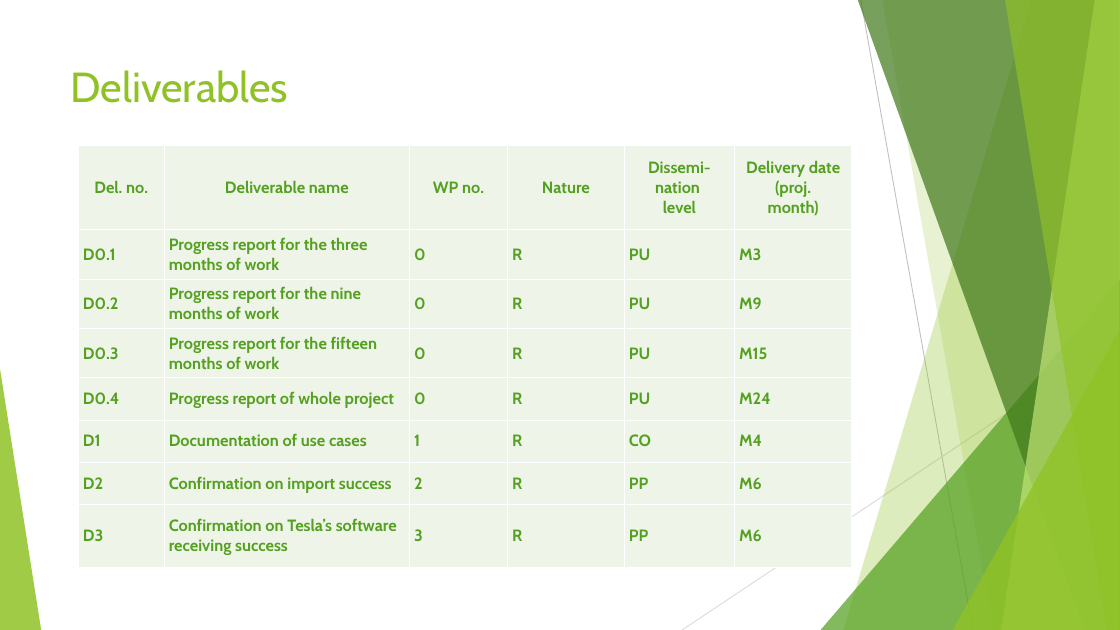
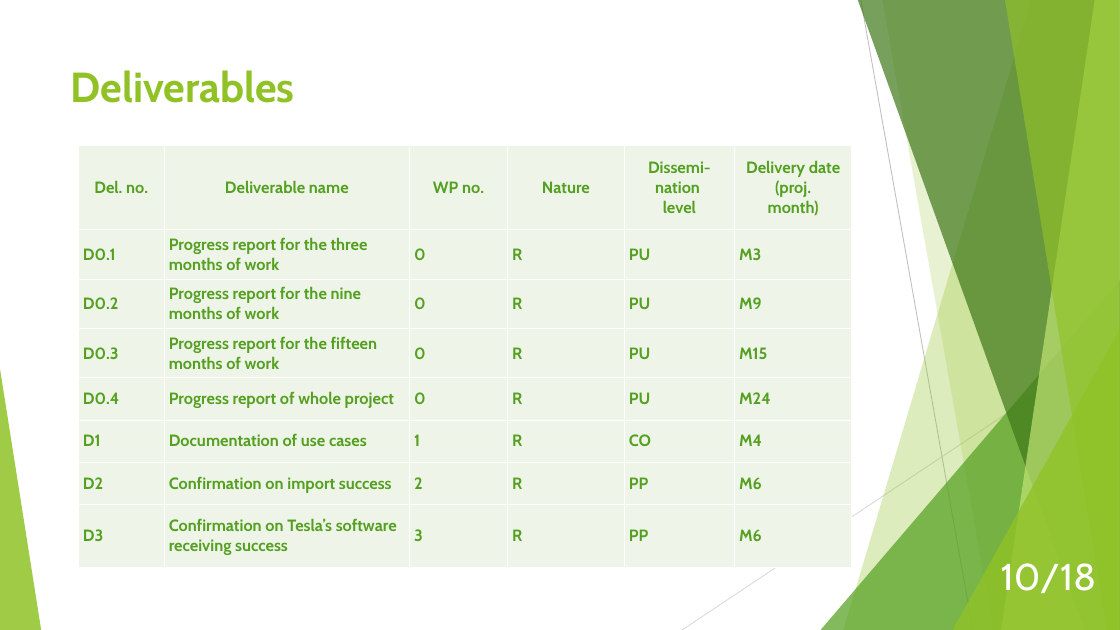
Before and after one commit to MarinaNikolic/UPR, a slide deck: slide 10 of APS.pptx. Drawn at 1120x630 pixels with LibreOffice and Linux fonts; fonts in the diff are those of the drawing. Boxes give left, top, right and bottom in pixels: in the first picture for what was removed or moved away, otherwise in the second. Text is boxed around its words. In the diff, an @@ line names an element or a change of style, - is before the commit and + after.

```diff
--- a/APS.pptx
+++ b/APS.pptx
@@ title "Deliverables" at (x1=71, y1=70, x2=295, y2=103): bold on @@
@@ page number added at (x1=1001, y1=563, x2=1096, y2=593), 32 pt, text #FFFFFF @@
+10/18
```
Also in this commit, not shown: 16 other slides changed, 3 other files.
